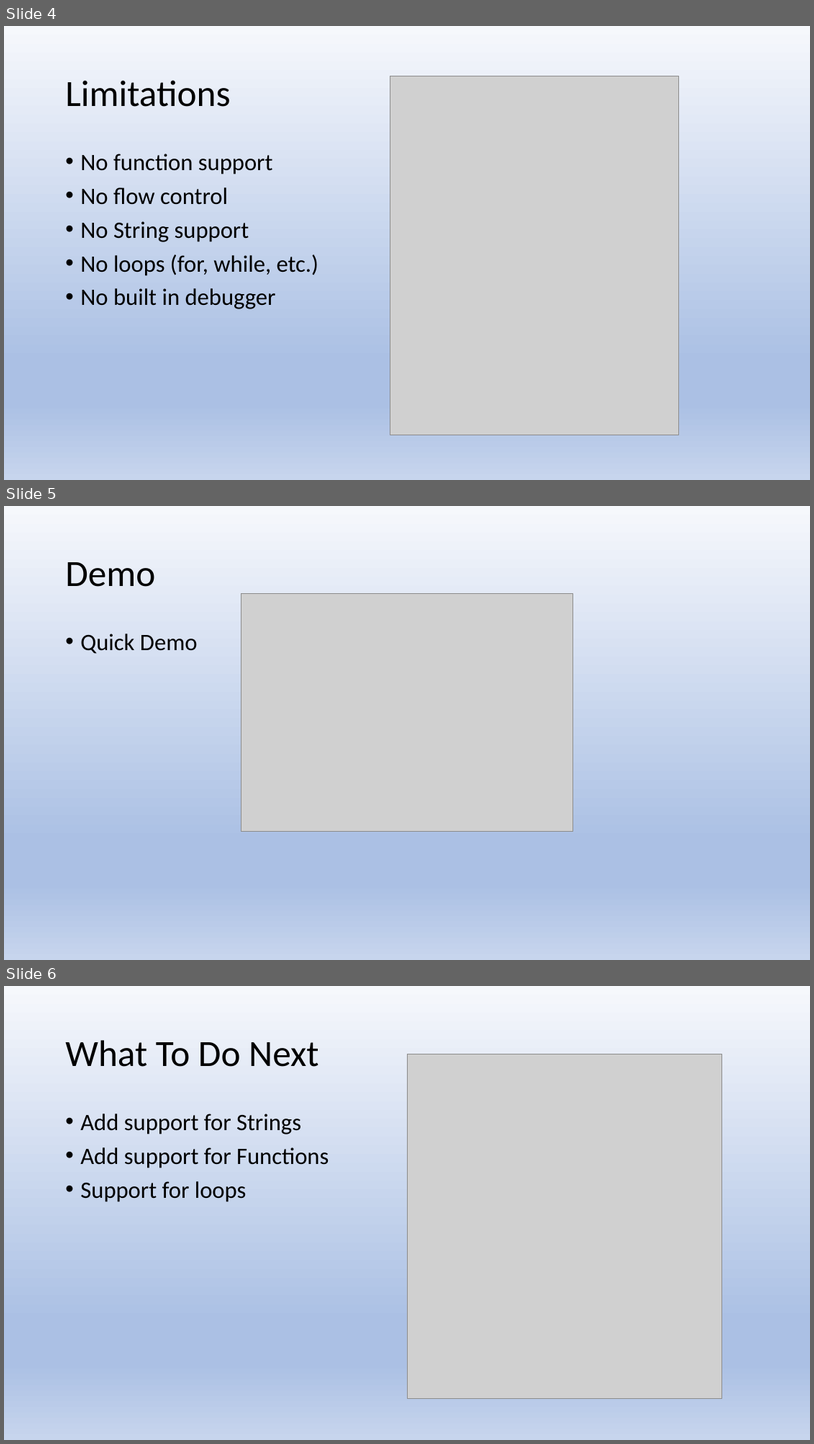
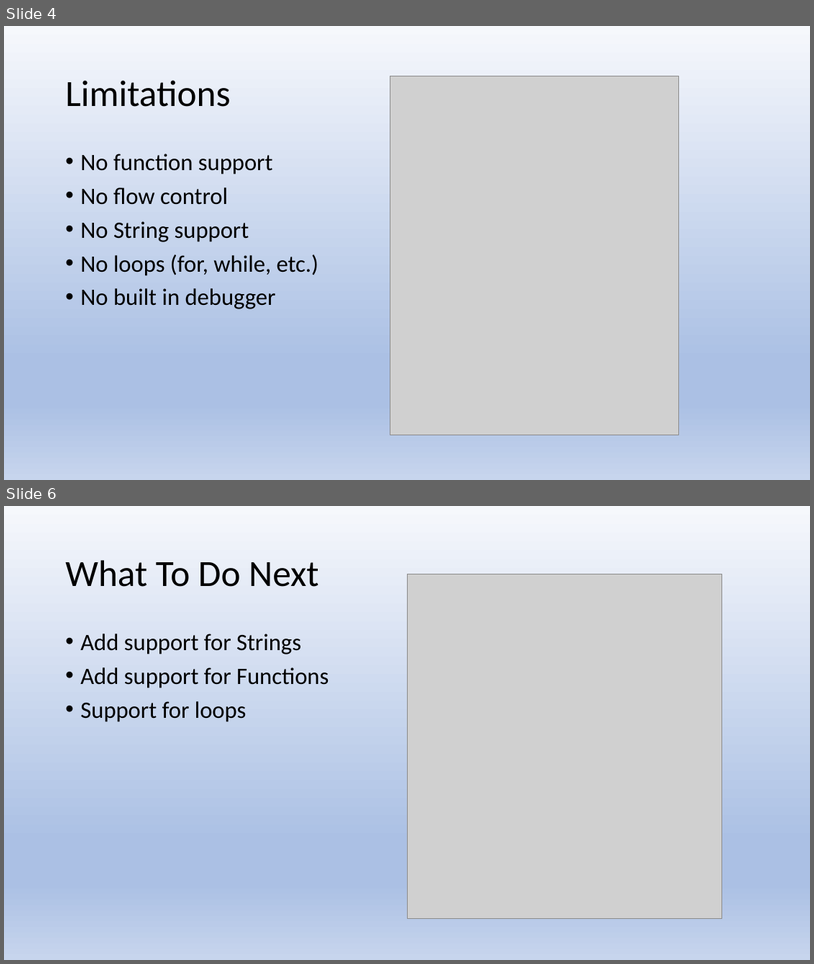
Before and after one commit to jacobacon/ProgLang, a slide deck: docs/Presentation.pptx. Shown one above the other, each under a label of ours: slides 4, 5 and 6 before the commit, slides 4 and 6 after it; the slides between them are not shown. The pictures are 814x1444 and 814x964 pixels, drawn with LibreOffice and Linux fonts; fonts in the diff are those of the drawing; grey boxes stand for pictures. Boxes give left, top, right and bottom in pixels: in the first picture for what was removed or moved away, otherwise in the second. Text is boxed around its words. In the diff, an @@ line names an element or a change of style, - is before the commit and + after.

```diff
--- a/docs/Presentation.pptx
+++ b/docs/Presentation.pptx
@@ slide 5 removed at box(4, 506, 810, 960), background gradient #F6F8FC to #ABC0E4 to #C7D5ED @@
@@ title removed at box(65, 562, 155, 587) @@
-Demo
@@ picture removed at box(242, 593, 574, 831) @@
@@ text removed at box(80, 633, 198, 654) @@
-• Quick Demo
```
Also in this commit, not shown: 1 slide added.
